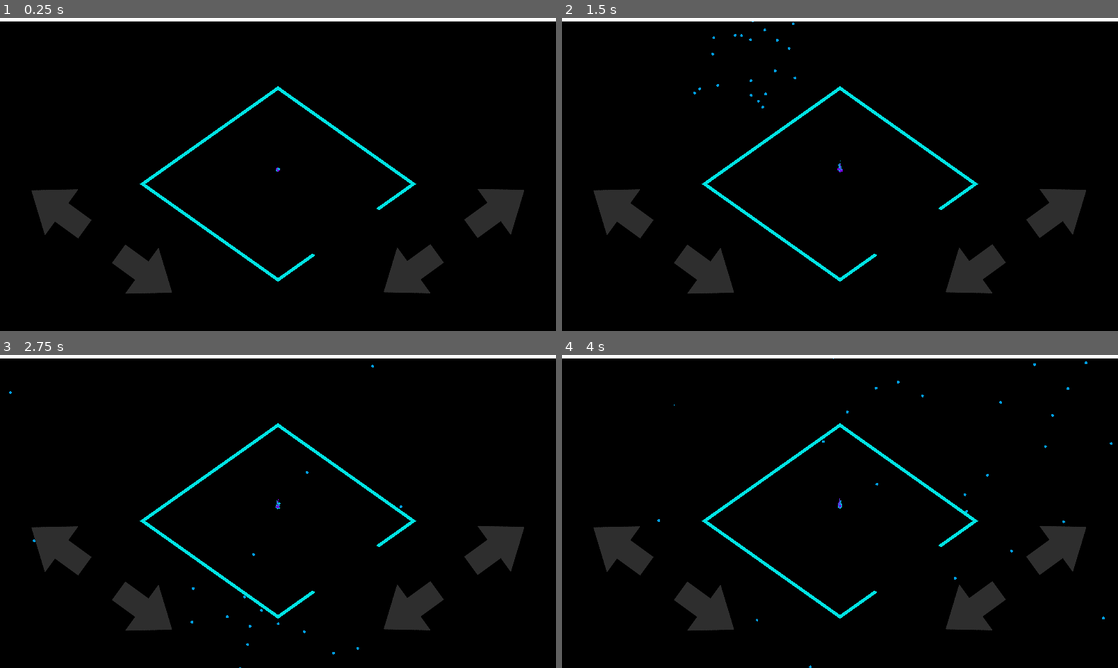
Above: before the commit, frames 1-4 (two rows, left to right).
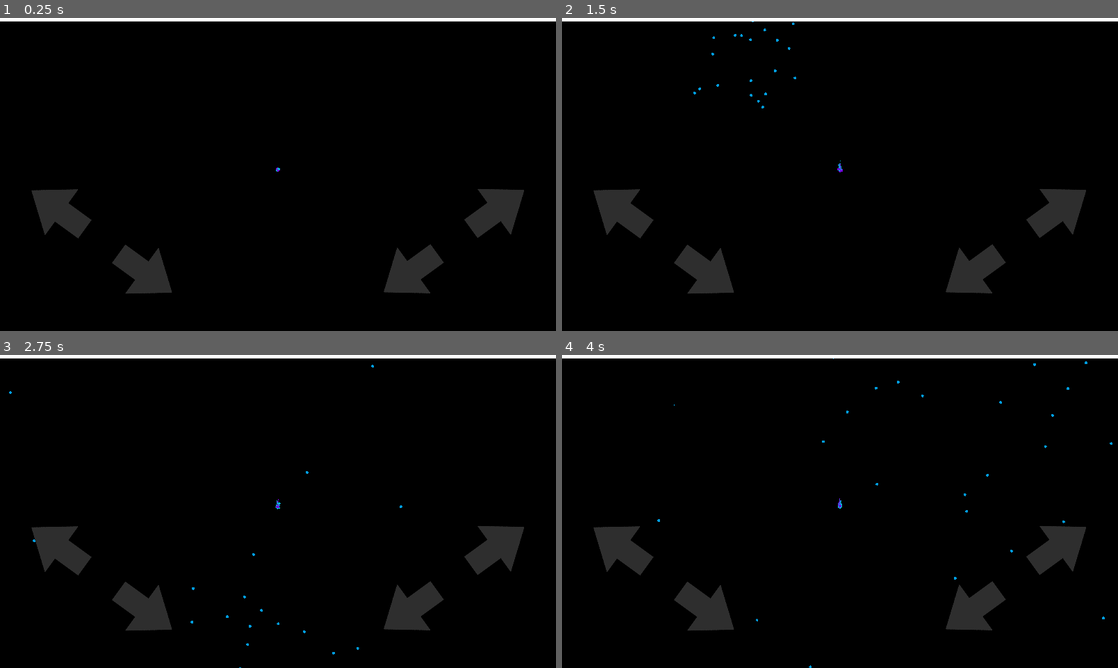
Above: after the commit, the same moments.

Repository: Pomoc48/iso-game
Game: Godot game, scene res://scenes/Level.tscn
The game is run twice, just before and just after one commit, with the same random seed, the same clock (stepped at 60 frames per second) and the same inputs.
Inputs (mouse positions are in pixels of both pictures, inside the frame that each line leads up to):
- Up to frame 1 (0.25 s): no input
- Up to frame 2 (1.5 s): click (617, 208) at 0.5 s; click (706, 274) at 1.25 s
- Up to frame 3 (2.75 s): click (411, 611) at 2 s
- Up to frame 4 (4 s): click (1062, 549) at 2.75 s; click (617, 545) at 3.5 s

The runs differ from the first frame. In frame 1, 1.1% of the frame differs, in the area x 25-75%, y 21-85%; in frame 2, 1.1%; in frame 3, 1.1%; in frame 4, 1.1%.
Error before the commit: Parse Error: Cannot pass a value of type "Tween.TransitionType" as "Tween.EaseType". (res://scripts/Platform.gd:39)

Commit message:
Fix block background decorations

Diff:
--- a/scenes/Block.tscn
+++ b/scenes/Block.tscn
@@ -1,7 +1,7 @@
 [gd_scene load_steps=10 format=3 uid="uid://dd0yd7l22divd"]
 
 [ext_resource type="Material" path="res://materials/emission.tres" id="1"]
-[ext_resource type="Script" path="res://scripts/Remove.gd" id="2"]
+[ext_resource type="Script" path="res://scripts/Cleaner.gd" id="1_lnrcv"]
 
 [sub_resource type="BoxMesh" id="1"]
 
@@ -87,7 +87,7 @@
 point_count = 3
 
 [node name="Node3D" type="Node3D"]
-script = ExtResource("2")
+script = ExtResource("1_lnrcv")
 
 [node name="MeshInstance3D" type="MeshInstance3D" parent="."]
 mesh = SubResource("1")
--- /dev/null
+++ b/scripts/Cleaner.gd
@@ -0,0 +1,5 @@
+extends Node3D
+
+
+func _on_animation_finished(_animation):
+	self.queue_free()
--- a/scripts/Interface.gd
+++ b/scripts/Interface.gd
@@ -2,7 +2,6 @@
 
 
 var _level
-var _interface_animation: AnimationPlayer
 
 var _score_label: Label
 var _health_bar: Control
@@ -19,7 +18,6 @@
 	var high_score_label = get_node("Main/HighScore") as Label
 	high_score_label.text = _get_previous_highsore()
 
-	_interface_animation = get_node("InterfaceAnim")
 	_score_label = get_node("Main/Score")
 	_health_bar = get_node("Main/Health")
 	_health_bar_cr = get_node("Main/Health/Bar")
@@ -29,7 +27,6 @@
 
 func calculate_healthbar():
 	if not _health_bar_showed:
-		_interface_animation.play("healthbar_show")
 		_health_bar_showed = true
 
 	var health = Globals.player_health * _update_health_by
@@ -52,18 +49,10 @@
 func update_score():
 	_score_label.text = str(Globals.session_score)
 
-	# Fix camera animation freezing
-	if not _interface_animation.is_playing():
-		_interface_animation.play("score_bump")
-
 
 func update_healthbar_color():
 	var hue = Globals.get_emission_material(0.25)
 	_health_bar_cr.color = hue.emission
-
-
-func play_interface_animation(animation: String):
-	_interface_animation.play(animation)
 
 
 func _get_screen_size():
--- a/scripts/Level.gd
+++ b/scripts/Level.gd
@@ -70,7 +70,7 @@
 		return
 
 	toggle_controls(false)
-	Globals.animation_direction = _translate_direction(direction)
+	# Globals.animation_direction = _translate_direction(direction)
 
 	if _is_move_valid():
 		_correct_move()
--- a/scripts/Platform.gd
+++ b/scripts/Platform.gd
@@ -1,26 +1,25 @@
 extends Node3D
 
 
-var _tween: Tween
 var _border: MeshInstance3D
 
-var _end: bool
-var _result: bool
+# var _end: bool
+# var _result: bool
 
 
 func _ready():
-	_tween = self.create_tween()
+	# _tween = self.create_tween()
 	_border = get_node("Border")
 
 	_recolor()
 
 
-func play_fade_out_animation():
-	_end = true
-	var material = _border.get_surface_override_material(0) as StandardMaterial3D
+# func play_fade_out_animation():
+# 	_end = true
+# 	var material = _border.get_surface_override_material(0) as StandardMaterial3D
 
-	_result = _tween.stop_all()
-	_play_tween_animation(material, 1, 0)
+# 	_result = _tween.stop_all()
+# 	_play_tween_animation(material, 1, 0)
 
 
 func _recolor():
@@ -28,13 +27,13 @@
 	material.emission_energy = 0
 
 	_border.set_surface_override_material(0, material)
-	_play_tween_animation(material, 0, 1)
+	# _play_tween_animation(material, 0, 1)
 
 
-func _play_tween_animation(material, startValue, endValue):
-	var speed = Globals.animation_speed
-	speed -= 0.05
+# func _play_tween_animation(material, startValue, endValue):
+# 	var speed = Globals.animation_speed
+# 	speed -= 0.05
 
-	_result = _tween.interpolate_value(material, "emission_energy",
-			startValue, endValue, speed, Tween.TRANS_SINE)
-	_result = _tween.start()
+# 	_result = _tween.interpolate_value(material, "emission_energy",
+# 			startValue, endValue, speed, Tween.TRANS_SINE)
+# 	_result = _tween.start()
--- a/scripts/Player.gd
+++ b/scripts/Player.gd
@@ -2,22 +2,17 @@
 
 
 var _level
-
-var _tween: Tween
-var _animation: AnimationPlayer
 
 var _bounce_particles: CPUParticles3D
 var _game_over_particles: CPUParticles3D
 var _body_particles: CPUParticles3D
 var _body_particles2: CPUParticles3D
 
-var _result: bool
+# var _result: bool
 
 
 func _ready():
 	_level = get_node("/root/Level")
-
-	_tween = self.create_tween()
 
 	_bounce_particles = get_node("Node3D/Bounce")
 	_game_over_particles = get_node("Node3D/GameOver")
@@ -29,8 +24,8 @@
 	var my_position = Globals.get_future_position()
 	my_position.y = 2
 
-	var speed = Globals.animation_speed
-	_play_tween_animation("position", my_position, speed)
+	# var speed = Globals.animation_speed
+	# _play_tween_animation("position", my_position, speed)
 
 
 func update_color():
@@ -44,65 +39,65 @@
 	_body_particles2.mesh.surface_set_material(0, hue_big)
 
 
-func play_spatial_animation(animation):
-	if _animation.is_playing():
-		if _is_game_over_animation(animation):
-			_play_game_over_animation(animation)
-	else:
-		_animation.play(animation)
+# func play_spatial_animation(animation):
+# 	if _animation.is_playing():
+# 		if _is_game_over_animation(animation):
+# 			_play_game_over_animation(animation)
+# 	else:
+# 		_animation.play(animation)
 
 
-func rotate_camera_by(rotations):
-	var clockwise = Globals.get_random_bool()
+# func rotate_camera_by(rotations):
+# 	var clockwise = Globals.get_random_bool()
 
-	if clockwise:
-		Globals.camera_rotation += rotations
-	else:
-		Globals.camera_rotation -= rotations
+# 	if clockwise:
+# 		Globals.camera_rotation += rotations
+# 	else:
+# 		Globals.camera_rotation -= rotations
 
-	# Globals.camera_rotation = posmod(Globals.camera_rotation, 3)
-	# Can improve
+# 	# Globals.camera_rotation = posmod(Globals.camera_rotation, 3)
+# 	# Can improve
 
-	if Globals.camera_rotation > 3:
-		Globals.camera_rotation -= 4
+# 	if Globals.camera_rotation > 3:
+# 		Globals.camera_rotation -= 4
 
-	if Globals.camera_rotation < 0:
-		Globals.camera_rotation += 4
+# 	if Globals.camera_rotation < 0:
+# 		Globals.camera_rotation += 4
 
-	_level.toggle_controls(false)
-	_play_camera_rotation_animation(clockwise, rotations)
+# 	_level.toggle_controls(false)
+# 	_play_camera_rotation_animation(clockwise, rotations)
 
 
-func _play_game_over_animation(animation):
-	_animation.stop()
-	# Fix particles rarely emitting non stop after game over
-	_bounce_particles.emitting = false
-	_animation.play(animation)
+# func _play_game_over_animation(animation):
+# 	_animation.stop()
+# 	# Fix particles rarely emitting non stop after game over
+# 	_bounce_particles.emitting = false
+# 	_animation.play(animation)
 
 
-func _play_camera_rotation_animation(clockwise, rotations):
-	var rotate_by = 90 * rotations
-	# More rotations take longer
-	var time = rotations * Globals.animation_speed * 1.5
+# func _play_camera_rotation_animation(clockwise, rotations):
+# 	var rotate_by = 90 * rotations
+# 	# More rotations take longer
+# 	var time = rotations * Globals.animation_speed * 1.5
 
-	var new_rotation = self.rotation_degrees
+# 	var new_rotation = self.rotation_degrees
 
-	if clockwise:
-		new_rotation.y += rotate_by
-	else:
-		new_rotation.y -= rotate_by
+# 	if clockwise:
+# 		new_rotation.y += rotate_by
+# 	else:
+# 		new_rotation.y -= rotate_by
 
-	_play_tween_animation("rotation_degrees", new_rotation, time)
+# 	_play_tween_animation("rotation_degrees", new_rotation, time)
 
 
-func _play_tween_animation(type, new_vector, time):
-	_result = _tween.interpolate_property(self, type, null,
-			new_vector, time, Tween.TRANS_SINE)
-	_result = _tween.start()
+# func _play_tween_animation(type, new_vector, time):
+# 	_result = _tween.interpolate_property(self, type, null,
+# 			new_vector, time, Tween.TRANS_SINE)
+# 	_result = _tween.start()
 
 
-func _is_game_over_animation(animation) -> bool:
-	return animation == "camera_up" or animation == "camera_up_long"
+# func _is_game_over_animation(animation) -> bool:
+# 	return animation == "camera_up" or animation == "camera_up_long"
 
 
 # # Reenable controls
Not shown: 1 places in scenes/platforms/Start.tscn that only renumber resources
